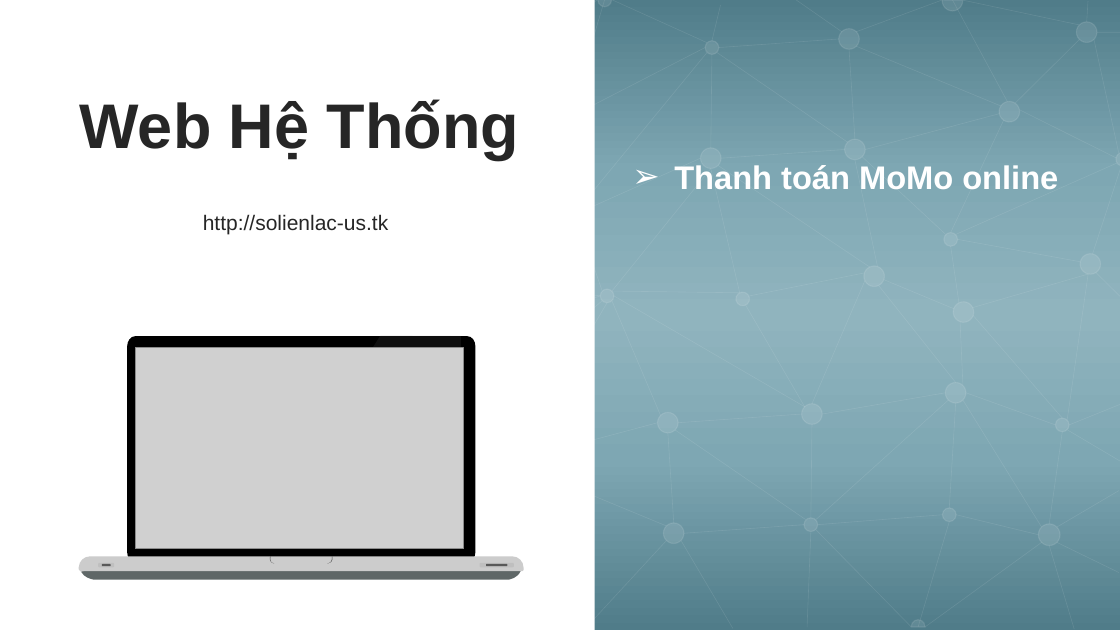
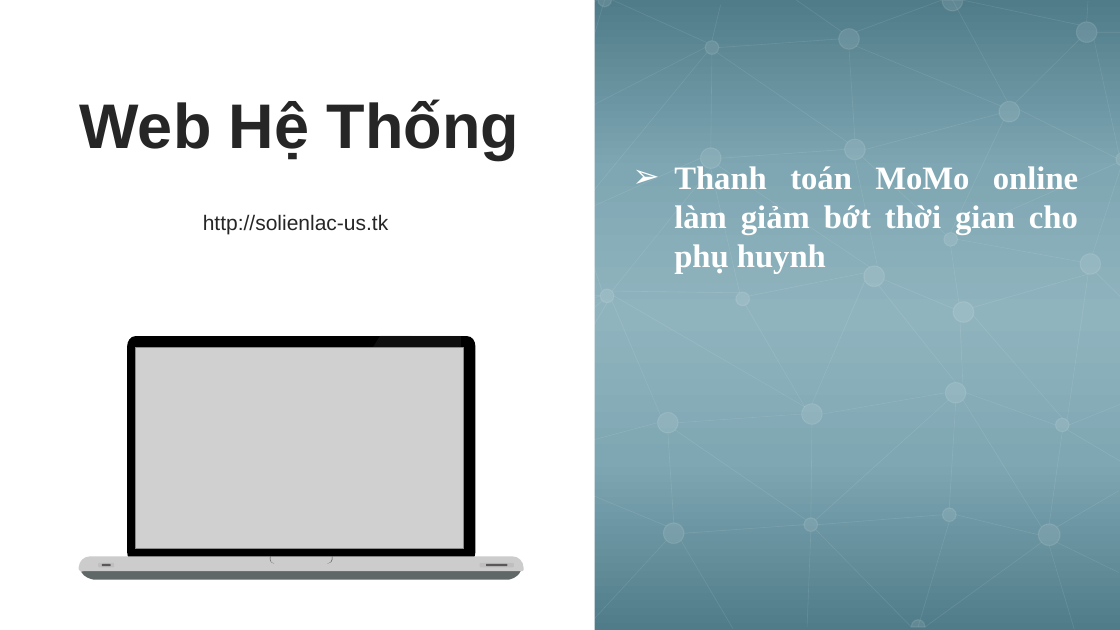
Before and after one commit to TLMHoang/HeThongSoLienLac, a slide deck: slide 7 of DOANCHUYENNGANH/SildeDoAnCN.pptx. Drawn at 1120x630 pixels with LibreOffice and Linux fonts; fonts in the diff are those of the drawing; grey boxes stand for pictures. Boxes give left, top, right and bottom in pixels: in the first picture for what was removed or moved away, otherwise in the second. Text is boxed around its words. In the diff, an @@ line names an element or a change of style, - is before the commit and + after.

```diff
--- a/DOANCHUYENNGANH/SildeDoAnCN.pptx
+++ b/DOANCHUYENNGANH/SildeDoAnCN.pptx
@@ text at (674,166,1078,274): text changed; font Arial to Times New Roman @@
-➢ Thanh toán MoMo online
+➢ Thanh toán MoMo online làm giảm bớt thời gian cho phụ huynh
```
Also in this commit, not shown: 2 other slides changed, 3 slides added, 1 slide removed, 1 other file.
